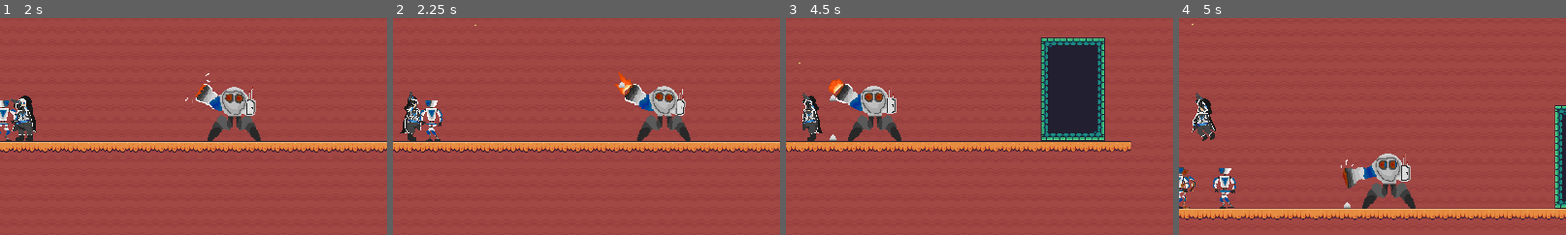
Above: before the commit, frames 1-4 (left to right).
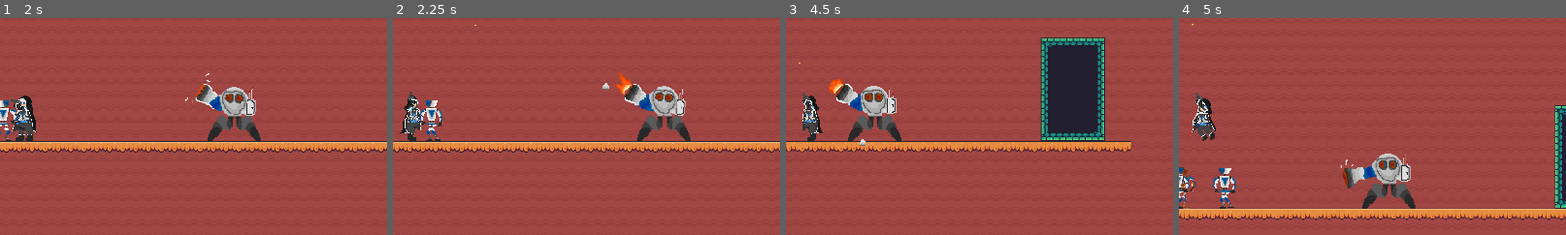
Above: after the commit, the same moments.

Repository: StarCookie256/kill-all-robots-game
Game: Godot game, scene res://scenes/Main/main.tscn
Same seed, same stepped clock (60 frames per second), same inputs: the game is played once before the commit and once after it.
Inputs (mouse positions are % of the whole screen's width and height, from its top left):
- Up to frame 1 (2 s): move the mouse to (72, 45) at 0.52 s; press the mouse at (72, 45) at 0.53 s; hold D (move_right) from 0.53 s (still down); tap W (move_jump) at 0.77, 1.52 s; move the mouse to (30, 55) at 1.27 s; release the mouse at (30, 55) at 1.28 s; click (30, 55) at 1.35 s
- Up to frame 2 (2.25 s): move the mouse to (60, 28) at 2.02 s; release D (move_right) at 2.03 s; press the mouse at (60, 28) at 2.03 s; hold A (move_left) from 2.03 s (still down)
- Up to frame 3 (4.5 s): move the mouse to (45, 70) at 2.77 s; release A (move_left) at 2.78 s; release the mouse at (45, 70) at 2.78 s; hold D (move_right) 2.78-4.28 s; click (45, 70) at 2.85 s; tap W (move_jump) at 3.02, 3.77 s; move the mouse to (80, 65) at 3.52 s; press the mouse at (80, 65) at 3.53 s; move the mouse to (20, 35) at 4.27 s; release the mouse at (20, 35) at 4.28 s; hold A (move_left) from 4.28 s (still down); click (20, 35) at 4.35 s
- Up to frame 4 (5 s): keep holding A (move_left); tap W (move_jump) at 4.52 s
The pictures show only the part of the screen within x 48-97%, y 27-77%; the shares and areas given below are measured in that part.

Frame 1 is identical in both runs. In frame 2, less than 0.1% of the frame differs, in the area x 54-60%, y 29-34%; in frame 3, 0.1%, in the area x 11-21%, y 35-59%; in frame 4, less than 0.1%.

Commit message:
123123123, пытаюсь сделать физику выстрела

Diff:
--- a/scripts/Enemies/Rocket Robot/rocket_projectile.gd
+++ b/scripts/Enemies/Rocket Robot/rocket_projectile.gd
@@ -2,12 +2,13 @@
 
 @export var SPEED: float = 400
 @export var DMG: float = 10
-@onready var initial_velocity: Vector2
+@export var GRAVITY: float = 980.0  # Гравитация проекта
 
 # Called when the node enters the scene tree for the first time.
 func _ready() -> void:
-	if initial_velocity != Vector2.ZERO:
-		apply_central_impulse(initial_velocity*SPEED)
+	# Включаем отслеживание столкновений
+	contact_monitor = true
+	max_contacts_reported = 1
 
 
 # Called every frame. 'delta' is the elapsed time since the previous frame.
@@ -15,6 +16,20 @@
 	pass
 
 
+func shoot(player_pos: Vector2) -> void:
+	var arc_height: float = calculate_arc_height_for_target(global_position, player_pos, SPEED)
+	var vertical_force = Vector2(0, -arc_height)
+
+
+	var direction: Vector2 = (player_pos - global_position).normalized()
+	apply_impulse((direction * SPEED)+vertical_force)
+
+func calculate_arc_height_for_target(start_pos: Vector2, target_pos: Vector2, _speed: float) -> float:
+	#var height = (target_pos - start_pos).normalized()
+	var height: float = 42.0
+	return height
+
+
 func _on_body_entered(_body: Node) -> void:
 	print('БУУУУУУУУУУУУУУУУУМ *щелчок демона-бомбы')
 	queue_free()
--- a/scripts/Enemies/Rocket Robot/rocket_robot.gd
+++ b/scripts/Enemies/Rocket Robot/rocket_robot.gd
@@ -13,13 +13,13 @@
 		attackStartTimer.start()
 		await attackStartTimer.timeout
 
-		var pos:Vector2 = player.global_position
-		var direction:Vector2 = (pos - global_position).normalized()
+		var player_pos:Vector2 = player.global_position
 		var rocket = rocket_scene.instantiate()
 		get_parent().add_child(rocket)
 
 		rocket.global_position = shotMarker.global_position
-		rocket.initial_velocity = direction
+		#rocket.rotation = shotMarker.rotation
+		rocket.shoot(player_pos)
 
 		await sprite.animation_finished
 		sprite.stop()
Not shown, added: scenes/Enemies/Rocket Robot/rocket_projectile.tscn6845448295.tmp
Not shown, added: scenes/Enemies/Rocket Robot/rocket_projectile.tscn6864239088.tmp
Not shown, added: scenes/Enemies/Rocket Robot/rocket_projectile.tscn6879916683.tmp
Not shown, added: scenes/Enemies/Rocket Robot/rocket_projectile.tscn6886659369.tmp
Not shown, added: scenes/Enemies/Rocket Robot/rocket_projectile.tscn6914134221.tmp
Not shown, added: scenes/Enemies/Rocket Robot/rocket_projectile.tscn6929849032.tmp
Not shown, added: scenes/Enemies/Rocket Robot/rocket_projectile.tscn6969868788.tmp
Not shown, added: scenes/Enemies/Rocket Robot/rocket_projectile.tscn6981117321.tmp
